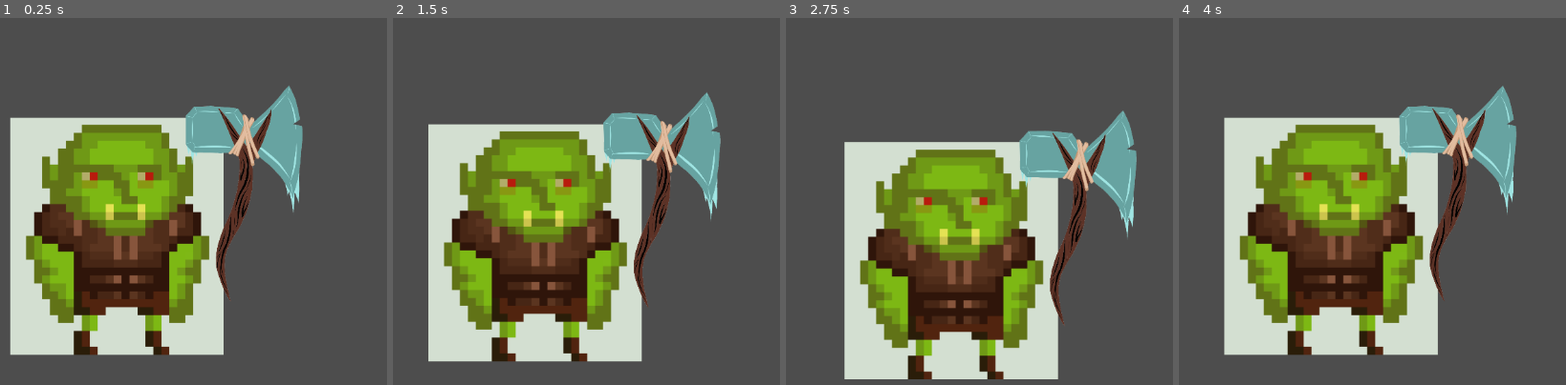
Above: before the commit, frames 1-4 (left to right).
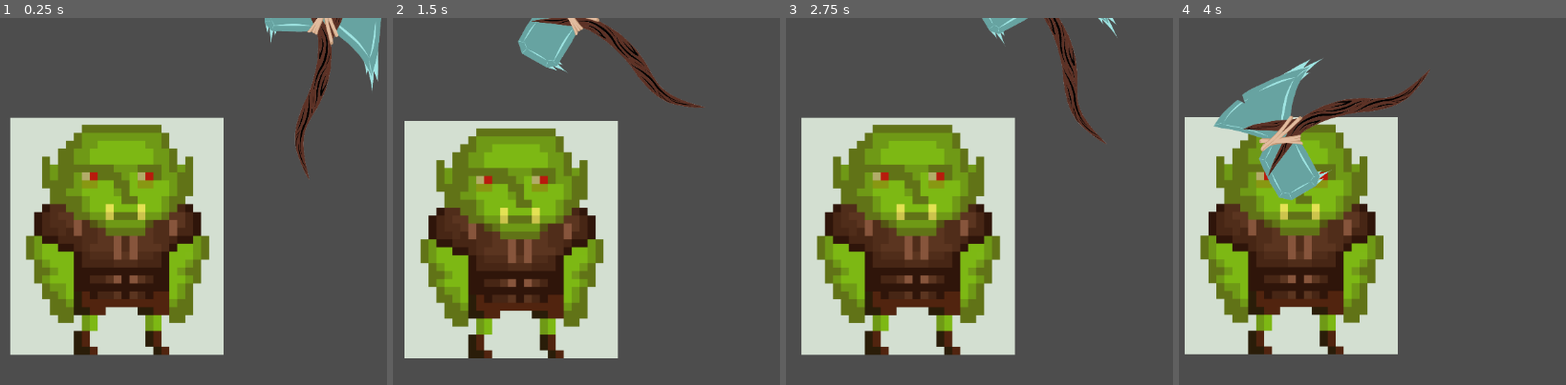
Above: after the commit, the same moments.

Repository: RNSM-Games/godot-gmtk-jam-2023
Game: Godot game, scene res://scenes/creature.tscn
Two runs of this game, one before a commit and one after it. Both use one fixed random seed, a clock stepped at 60 frames per second and the inputs below.
Inputs (mouse positions are in pixels of both pictures, inside the frame that each line leads up to):
- Up to frame 1 (0.25 s): no input
- Up to frame 2 (1.5 s): tap Enter at 0.5 s; move the mouse to (683, 208) at 0.52 s; hold Right (right) 0.53-1.28 s; hold Right mouse button (Ability) 0.53-1.28 s; click (683, 208) at 0.8 s; move the mouse to (outside the picture) at 1.27 s; hold Down (down) from 1.28 s (still down); click (outside the picture) at 1.35 s
- Up to frame 3 (2.75 s): right-click (outside the picture) at 1.55 s; move the mouse to (983, 139) at 2.02 s; release Down (down) at 2.03 s; hold Right (right) from 2.03 s (still down); hold Right mouse button (Ability) from 2.03 s (still down); click (983, 139) at 2.3 s
- Up to frame 4 (4 s): move the mouse to (1260, 318) at 2.77 s; release Right (right) at 2.78 s; release Right mouse button (Ability) at 2.78 s; hold Up (up) 2.78-3.53 s; click (1260, 318) at 2.85 s; right-click (1260, 318) at 3.05 s; move the mouse to (1527, 296) at 3.52 s; hold Left (left) from 3.53 s (still down); hold Right mouse button (Ability) from 3.53 s (still down); click (1527, 296) at 3.8 s

The runs differ from the first frame. In frame 1, 8.7% of the frame differs, in the area x 47-99%, y 0-77%; in frame 2, 36%; in frame 3, 47%, in the area x 3-91%, y 0-99%; in frame 4, 43%.
Error before the commit: Invalid assignment of property or key 'weapon' with value of type 'Node2D (MeleeWeapon)' on a base object of type 'Node2D (Orc)'. (res://scripts/Creature/Creat…

Commit message:
animation works

Diff:
--- a/melee_weapon.tscn
+++ b/melee_weapon.tscn
@@ -79,7 +79,7 @@
 rotation = 3.14159
 
 [node name="Sprite2D" type="Sprite2D" parent="Node2D"]
-position = Vector2(89, 4)
+position = Vector2(-95, -115)
 rotation = -1.5708
 scale = Vector2(0.368758, 0.368758)
 texture = ExtResource("2_yjnih")
--- a/scenes/creature.tscn
+++ b/scenes/creature.tscn
@@ -1,8 +1,9 @@
-[gd_scene load_steps=5 format=3 uid="uid://c8ycxlb0oc011"]
+[gd_scene load_steps=6 format=3 uid="uid://c8ycxlb0oc011"]
 
 [ext_resource type="Script" path="res://scripts/Creature/Creatures/Orc.gd" id="1_gfria"]
 [ext_resource type="Script" path="res://scripts/PlayerController.gd" id="1_ihk3i"]
 [ext_resource type="PackedScene" uid="uid://d32pe4yclug6" path="res://melee_weapon.tscn" id="3_8stic"]
+[ext_resource type="Script" path="res://scripts/Creature/Abilities/Dash.gd" id="4_vvpua"]
 
 [sub_resource type="CapsuleShape2D" id="CapsuleShape2D_6nqvy"]
 
@@ -16,11 +17,14 @@
 
 [node name="Sprite2D" type="Sprite2D" parent="Node2D/CharacterBody2D"]
 
-[node name="CollisionShape2D" type="CollisionShape2D" parent="Node2D/CharacterBody2D"]
+[node name="Hitbox" type="CollisionShape2D" parent="Node2D/CharacterBody2D"]
 position = Vector2(5.89993, -6.30002)
 shape = SubResource("CapsuleShape2D_6nqvy")
 
-[node name="MeleeWeapon" parent="Node2D/CharacterBody2D" instance=ExtResource("3_8stic")]
+[node name="Ability" type="Node" parent="Node2D"]
+script = ExtResource("4_vvpua")
+
+[node name="MeleeWeapon" parent="Node2D" instance=ExtResource("3_8stic")]
 position = Vector2(198, -144)
 rotation = -1.5708
 
--- a/scripts/Creature/Creatures/Orc.gd
+++ b/scripts/Creature/Creatures/Orc.gd
@@ -16,7 +16,7 @@
 	sprite = get_node("CharacterBody2D/Sprite2D")
 	sprite.texture = load(image)
 	self.ability = get_node("Ability")
-	self.weapon = get_node("CharacterBody2D/MeleeWeapon")
+	self.weapon = get_node("MeleeWeapon")
 
 
 func _input(event):
--- a/scripts/Equippable/ActionItem.gd
+++ b/scripts/Equippable/ActionItem.gd
@@ -7,4 +7,4 @@
 
 
 func action():
-    assert(false, "Please override `some_method()` in the derived script.")
+	assert(false, "Please override `some_method()` in the derived script.")
--- a/scripts/Equippable/MeleeWeapon.gd
+++ b/scripts/Equippable/MeleeWeapon.gd
@@ -1,8 +1,8 @@
-extends ActionItem
+extends Weapon
 class_name MeleeWeapon
 
 func action():
-	$AnimationPlayer.play()
+	$AnimationPlayer.play("sword_swing")
 
 func _on_area_2d_area_entered(area):
 	pass
